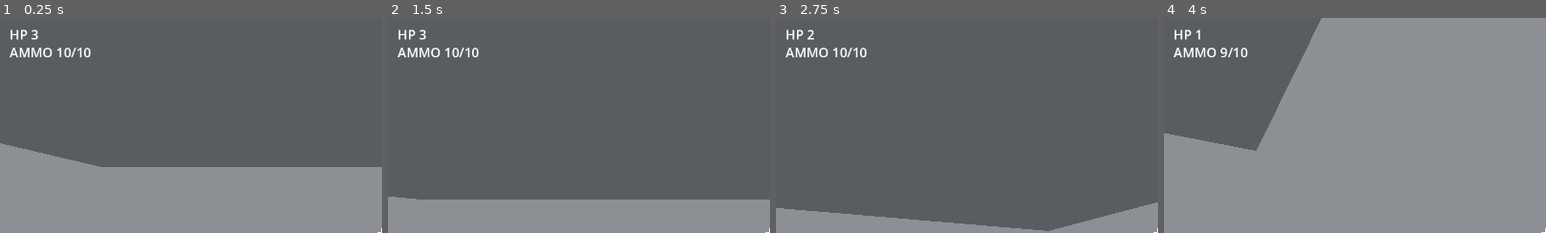
Above: before the commit, frames 1-4 (left to right).
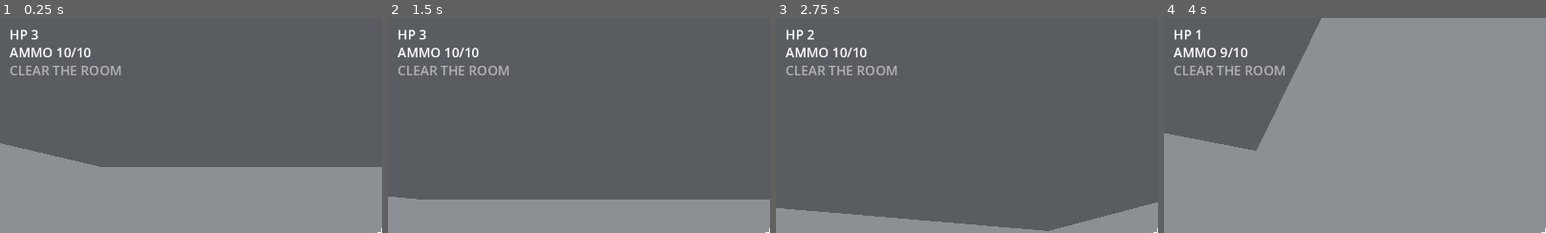
Above: after the commit, the same moments.

Repository: zachmofo/fps-studio
Game: Godot game, scene res://scenes/main.tscn
Two runs of this game, one before a commit and one after it. Both use one fixed random seed, a clock stepped at 60 frames per second and the inputs below.
Inputs (mouse positions are % of the whole screen's width and height, from its top left):
- Up to frame 1 (0.25 s): no input
- Up to frame 2 (1.5 s): move the mouse to (72, 45) at 0.52 s; hold D (move_right) 0.53-1.28 s; tap Space (jump) at 0.6, 0.77, 1.07 s; move the mouse to (30, 55) at 1.27 s; hold S (move_back) from 1.28 s (still down); click (30, 55) at 1.35 s
- Up to frame 3 (2.75 s): tap Space (jump) at 1.52, 1.55, 1.82, 2.1 s; move the mouse to (52, 48) at 2.02 s; release S (move_back) at 2.03 s; hold W (move_forward) from 2.03 s (still down)
- Up to frame 4 (4 s): keep holding W (move_forward); move the mouse to (49, 52) at 2.77 s; click (49, 52) at 2.85 s; tap Space (jump) at 3.02, 3.05, 3.32, 3.6, 3.77 s; move the mouse to (57, 51) at 3.52 s
The pictures show only the part of the screen within x 0-50%, y 0-50%; the shares and areas given below are measured in that part.

The runs differ from the first frame. In frame 1, 0.6% of the frame differs, in the area x 2-32%, y 22-27%; in frame 2, 0.6%; in frame 3, 0.6%; in frame 4, 0.6%.

Commit message:
I-6 objective label under AMMO, CLEARED on dummy kill

Diff:
--- a/scenes/player.tscn
+++ b/scenes/player.tscn
@@ -93,6 +93,16 @@
 text = "AMMO 10/10"
 mouse_filter = 2
 
+[node name="ObjectiveLabel" type="Label" parent="Hud"]
+offset_left = 16.0
+offset_top = 72.0
+offset_right = 280.0
+offset_bottom = 104.0
+theme_override_colors/font_color = Color(0.7, 0.7, 0.7, 1)
+theme_override_font_sizes/font_size = 22
+text = "CLEAR THE ROOM"
+mouse_filter = 2
+
 [node name="Reticle" type="Control" parent="Hud"]
 anchor_right = 1.0
 anchor_bottom = 1.0
--- a/scripts/player.gd
+++ b/scripts/player.gd
@@ -1,6 +1,6 @@
 extends CharacterBody3D
 
-## I-5: walk/look/jump, heavy rifle recoil, mag 10, die/respawn.
+## I-6: walk/look/jump, heavy rifle, clear the room.
 
 signal died
 
@@ -16,6 +16,8 @@
 const RIFLE_KICK_PITCH := deg_to_rad(3.2)
 const RIFLE_KICK_Z := 0.028
 const FLASH_SEC := 0.09
+const OBJ_DIM := Color(0.7, 0.7, 0.7, 1)
+const OBJ_BRIGHT := Color(1, 1, 1, 1)
 
 @export var mouse_sensitivity: float = 0.0025
 @export var walk_speed: float = 5.0
@@ -26,6 +28,7 @@
 @onready var _muzzle_flash: MeshInstance3D = $Camera3D/Rifle/MuzzleFlash
 @onready var _hp_label: Label = $Hud/HpLabel
 @onready var _ammo_label: Label = $Hud/AmmoLabel
+@onready var _objective: Label = $Hud/ObjectiveLabel
 @onready var _hit_flash: ColorRect = $Hud/HitFlash
 
 var hp: int = MAX_HP
@@ -49,6 +52,7 @@
 	Input.mouse_mode = Input.MOUSE_MODE_VISIBLE
 	_update_hp()
 	_update_ammo()
+	set_objective_cleared(false)
 
 
 func is_alive() -> bool:
@@ -190,6 +194,7 @@
 		Input.mouse_mode = Input.MOUSE_MODE_VISIBLE
 	_update_hp()
 	_update_ammo()
+	set_objective_cleared(false)
 	_apply_view()
 
 
@@ -201,6 +206,17 @@
 func _update_ammo() -> void:
 	if _ammo_label:
 		_ammo_label.text = "AMMO %d/%d" % [ammo, MAG_SIZE]
+
+
+func set_objective_cleared(won: bool) -> void:
+	if _objective == null:
+		return
+	if won:
+		_objective.text = "CLEARED"
+		_objective.add_theme_color_override("font_color", OBJ_BRIGHT)
+	else:
+		_objective.text = "CLEAR THE ROOM"
+		_objective.add_theme_color_override("font_color", OBJ_DIM)
 
 
 func _apply_view() -> void:
